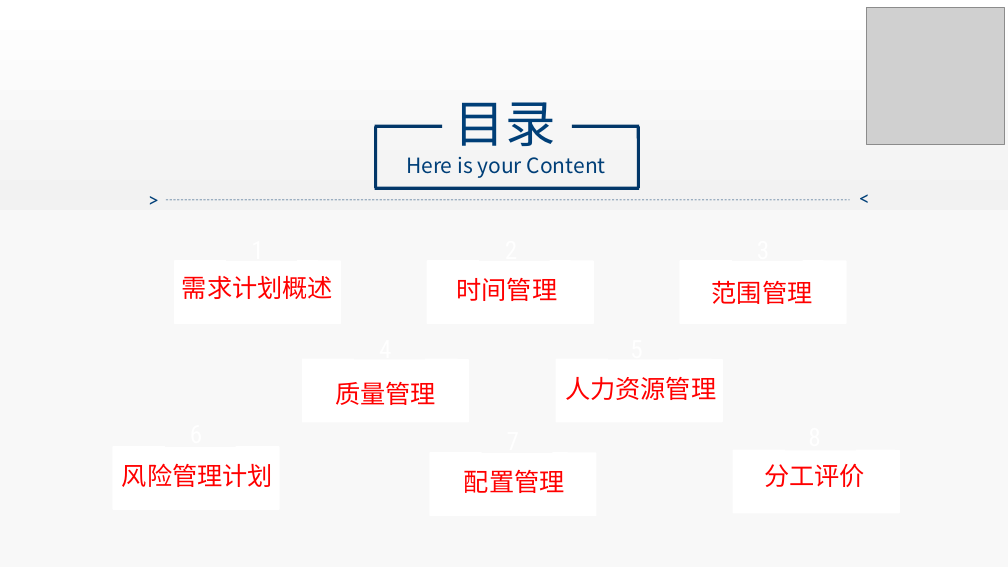
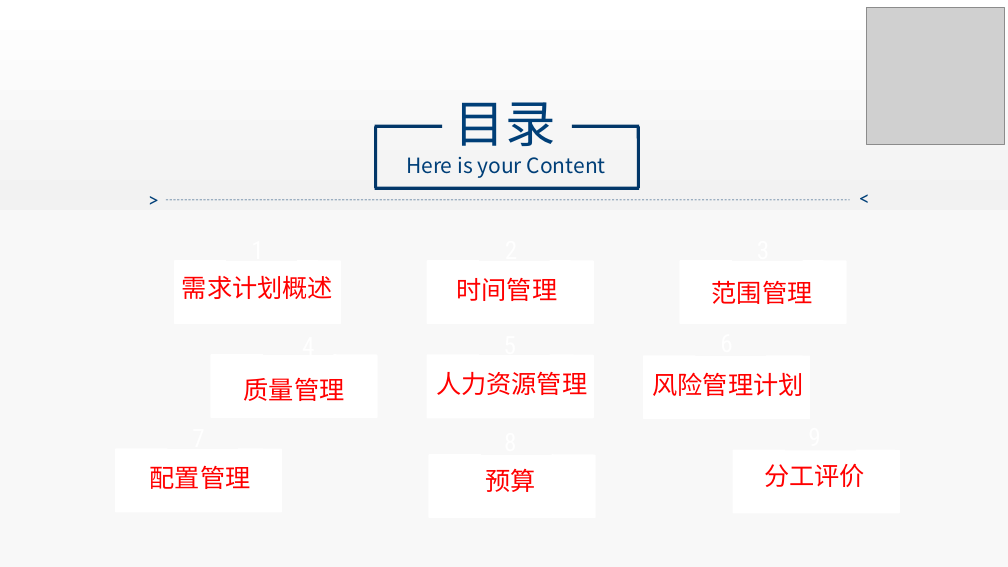
Before and after one commit to PRD2017-G07/G07-teamwork, a slide deck: slide 2 of 0PPT/需求工程计划评审.ppt. Drawn at 1008x567 pixels with LibreOffice and Linux fonts; fonts in the diff are those of the drawing; grey boxes stand for pictures; background and template pictures are left out. Boxes give left, top, right and bottom in pixels: in the first picture for what was removed or moved away, otherwise in the second. Text is boxed around its words. In the diff, an @@ line names an element or a change of style, - is before the commit and + after.

```diff
--- a/0PPT/需求工程计划评审.ppt
+++ b/0PPT/需求工程计划评审.ppt
@@ freeform shape: place and size @@
-freeform shape at bbox=[302, 359, 468, 421]
+freeform shape at bbox=[212, 355, 377, 417]
@@ freeform shape: place and size @@
-freeform shape at bbox=[556, 359, 722, 421]
+freeform shape at bbox=[427, 355, 592, 417]
@@ freeform shape: place and size @@
-freeform shape at bbox=[113, 447, 279, 509]
+freeform shape at bbox=[644, 356, 809, 418]
@@ text "质量管理": place and size @@
-text "质量管理" at bbox=[335, 381, 436, 405]
+text "质量管理" at bbox=[244, 377, 345, 401]
@@ text "人力资源管理": place and size @@
-text "人力资源管理" at bbox=[565, 376, 716, 400]
+text "人力资源管理" at bbox=[436, 371, 587, 395]
@@ text "风险管理计划": place and size @@
-text "风险管理计划" at bbox=[122, 463, 273, 487]
+text "风险管理计划" at bbox=[652, 372, 803, 396]
@@ freeform shape: place and size @@
-freeform shape at bbox=[430, 453, 595, 515]
+freeform shape at bbox=[116, 449, 281, 511]
@@ text "配置管理": place and size @@
-text "配置管理" at bbox=[464, 469, 565, 493]
+text "配置管理" at bbox=[150, 465, 251, 489]
@@ freeform shape added at bbox=[429, 455, 595, 517], fill #FFFFFF, outline #FFFFFF 1.5 pt @@
@@ text added at bbox=[485, 469, 535, 492], 24 pt, text #FF0000 @@
+预算
```
Also in this commit, not shown: 6 other slides changed, 4 slides added, 1 slide removed.
